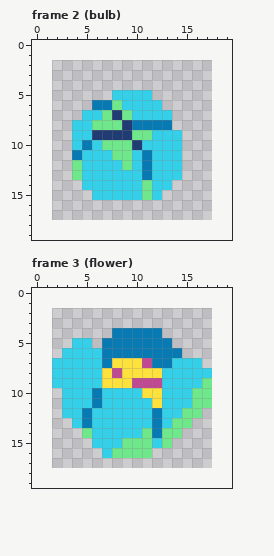
Two states of a pixel-art file, aseprite/blue_flower.aseprite. This is how it looked before the edit.
16x16 pixels, 3 frames. Shown: frame 2 (bulb), frame 3 (flower). The old version is drawn lined up with the new one, on the new canvas.
And afterwards:
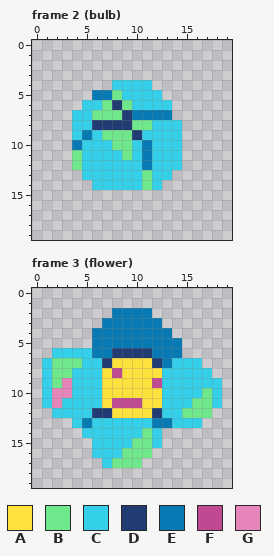
Palette (. is transparent): A #fde23e  B #6fe88c  C #34cfe9  D #213c72  E #077ab4  F #bf4a92  G #e685b9
Changes in this commit:
canvas 16x16 -> 20x20, the old top-left corner now at 2,2
Frame 2 (bulb):
The author changed colour C to colour B in row 5 at x 8; in row 6 at x 9; in row 7 at x 6.
The author changed colour D to colour B in row 7 at x 8; in row 9 at x 7 to 9.
The author changed colour E to colour B in row 6 at x 7; in row 8 at x 10 to 11; in row 11 at x 4; in row 13 at x 11.
Colour C now appears in row 4 at x 8 to 11; in row 5 at x 12; in row 6 at x 5 and 13; in row 7 at x 4; in row 8 at x 14.
The author changed colour B to colour C in row 9 at x 11; in row 10 at x 7; in row 11 at x 8; in row 12 at x 9.
The author changed colour D to colour C in row 9 at x 6; in row 10 at x 10.
The author changed colour E to colour C in row 6 at x 6; in row 8 at x 12 to 13; in row 10 at x 5.
The author changed colour B to colour D in row 6 at x 8; in row 7 at x 9; in row 8 at x 6 to 8; in row 9 at x 10.
Colour E now appears in row 5 at x 6 to 7.
The author changed colour C to colour E in row 7 at x 10 to 13; in row 9 at x 5; in row 10 at x 4 and 11.
Colour B is gone in row 13 at x 4; in row 15 at x 11.
Colour C is gone in row 13 at x 14; in row 14 at x 5 and 13; in row 15 at x 6 to 10 and 12.
Frame 3 (flower):
The author changed colour C to colour A in row 10 at x 7 to 10; in row 11 at x 7 and 11; in row 12 at x 8 to 11.
The author changed colour F to colour A in row 7 at x 11; in row 9 at x 10 to 11.
Colour B now appears in row 12 at x 17; in row 17 at x 8 to 10.
The author changed colour C to colour B in row 7 at x 2 to 4; in row 8 at x 2 to 3; in row 9 at x 2.
Colour C now appears in row 6 at x 2; in rows 7 to 8 at x 1; in rows 9 to 11 at x 1 and 18; in row 12 at x 2; in row 13 at x 16; in row 16 at x 6.
Colour C now appears in row 17 at x 7.
The author changed colour B to colour C in row 9 at x 17; in row 10 at x 16; in row 13 at x 14 to 15; in row 14 at x 5; in row 15 at x 9; in row 16 at x 8.
The author changed colour E to colour C in rows 10 to 11 at x 6; in row 12 at x 5; in row 14 at x 12.
The author changed colour C to colour D in row 12 at x 6 to 7.
The author changed colour E to colour D in row 6 at x 8 to 11; in row 7 at x 7 and 12; in row 12 at x 12.
Colour E now appears in row 2 at x 8 to 11; in row 3 at x 7 to 12; in row 4 at x 6 to 7 and 13; in row 5 at x 6 and 14.
The author changed colour C to colour E in row 6 at x 6; in row 13 at x 13.
The author changed colour C to colour F in row 11 at x 8 to 10.
Colour G now appears in rows 10 to 11 at x 2.
The author changed colour C to colour G in rows 9 to 10 at x 3.
Colour B is gone in row 14 at x 13 to 14; in row 15 at x 13.
Colour C is gone in row 5 at x 4 to 5.
Pixel boxes of the changes (left, top, right, bottom) in both pictures:
changed: (72, 80, 182, 200)
changed: (42, 308, 222, 468)
